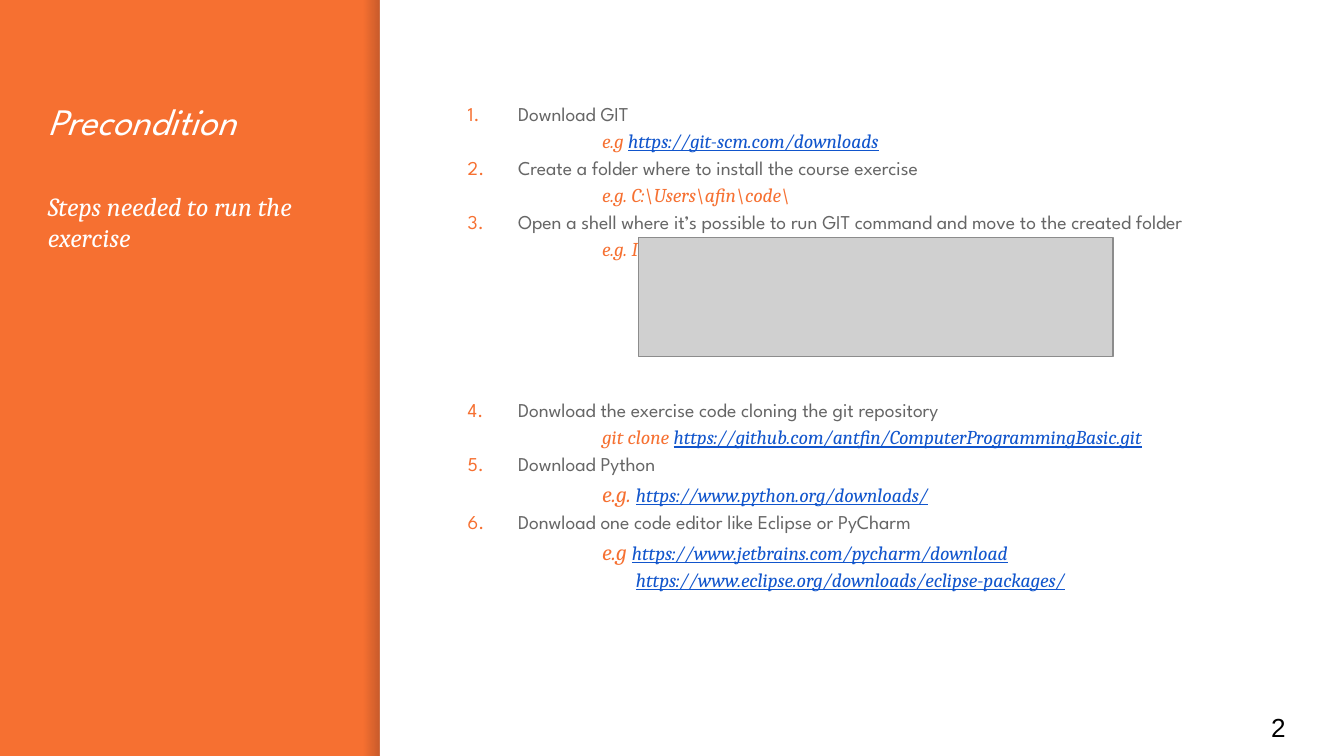
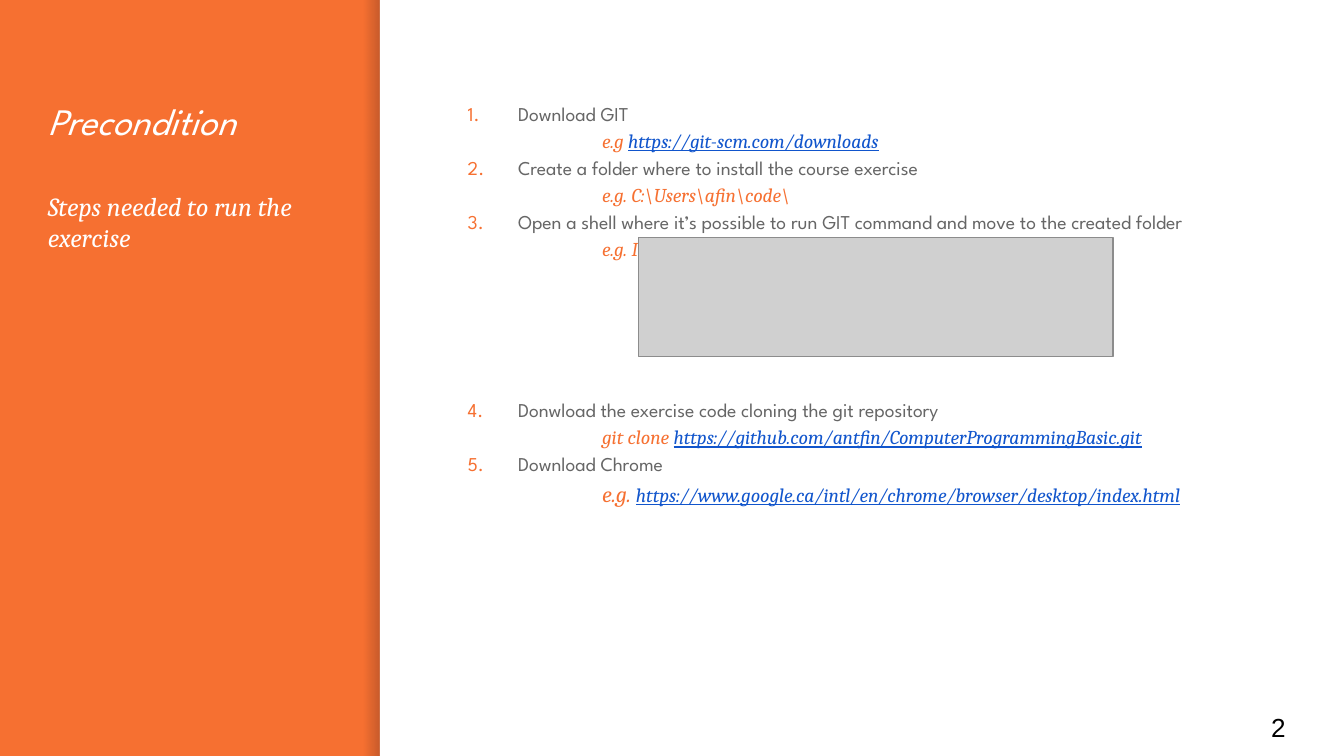
Before and after one commit to antfin/ComputerProgrammingBasic, a slide deck: slide 2 of exercise4/Exercise_4.pptx. Drawn at 1344x756 pixels with LibreOffice and Linux fonts; fonts in the diff are those of the drawing; grey boxes stand for pictures. Boxes give left, top, right and bottom in pixels: in the first picture for what was removed or moved away, otherwise in the second. Text is boxed around its words. In the diff, an @@ line names an element or a change of style, - is before the commit and + after.

```diff
--- a/exercise4/Exercise_4.pptx
+++ b/exercise4/Exercise_4.pptx
@@ text at [518,457,1180,507]: text changed @@
-5. Download Python
-e.g. https://www.python.org/downloads/
-6. Donwload one code editor like Eclipse or PyCharm
-e.g https://www.jetbrains.com/pycharm/download
-https://www.eclipse.org/downloads/eclipse-packages/
+5. Download Chrome
+e.g. https://www.google.ca/intl/en/chrome/browser/desktop/index.html
```
Also in this commit, not shown: 1 other slide changed, 5 slides added, 4 slides removed, 6 other files.
